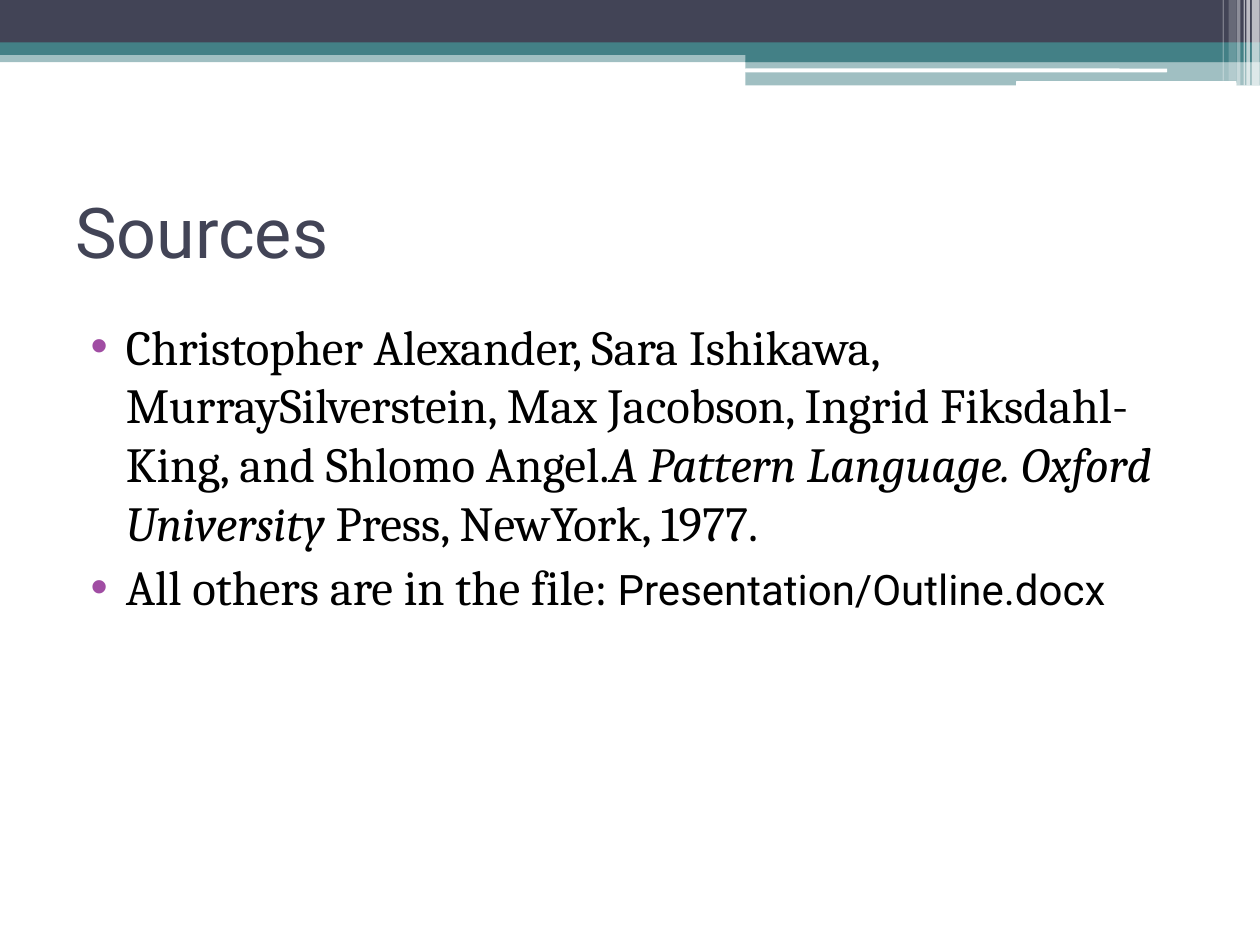
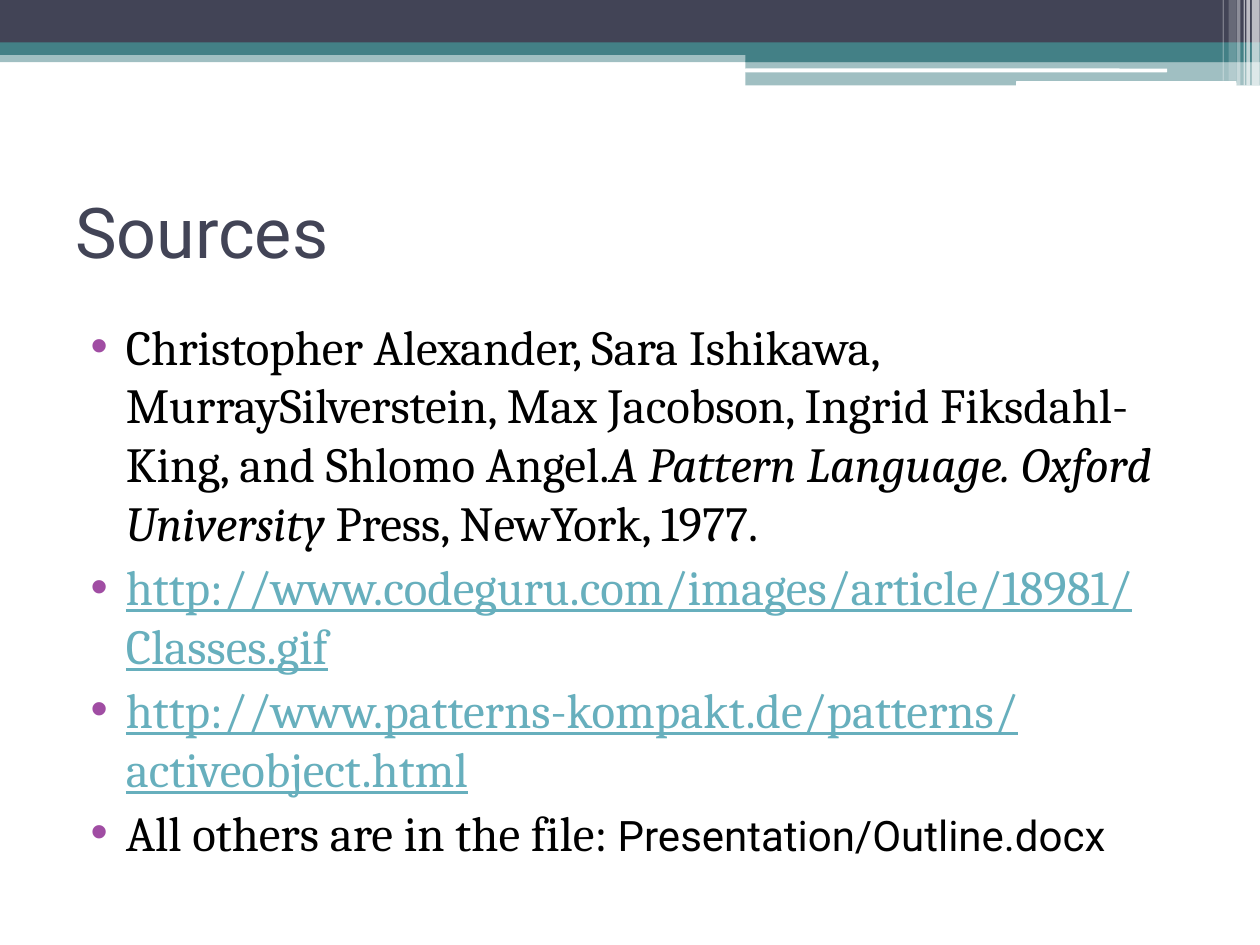
Before and after one commit to CodeLionX/ePortfolio_DesignPatterns, a slide deck: slide 29 of presentation/Design Patterns.pptx (slide 25 before the commit). Drawn at 1260x945 pixels with LibreOffice and Linux fonts; fonts in the diff are those of the drawing. Boxes give left, top, right and bottom in pixels: in the first picture for what was removed or moved away, otherwise in the second. Text is boxed around its words. In the diff, an @@ line names an element or a change of style, - is before the commit and + after.

```diff
--- a/presentation/Design Patterns.pptx
+++ b/presentation/Design Patterns.pptx
@@ text at box(126, 571, 1132, 798): paragraphs added @@
+• http://www.codeguru.com/images/article/18981/Classes.gif
+• http://www.patterns-kompakt.de/patterns/activeobject.html
```
Also in this commit, not shown: 1 other slide changed, 4 slides added, 1 other file.
